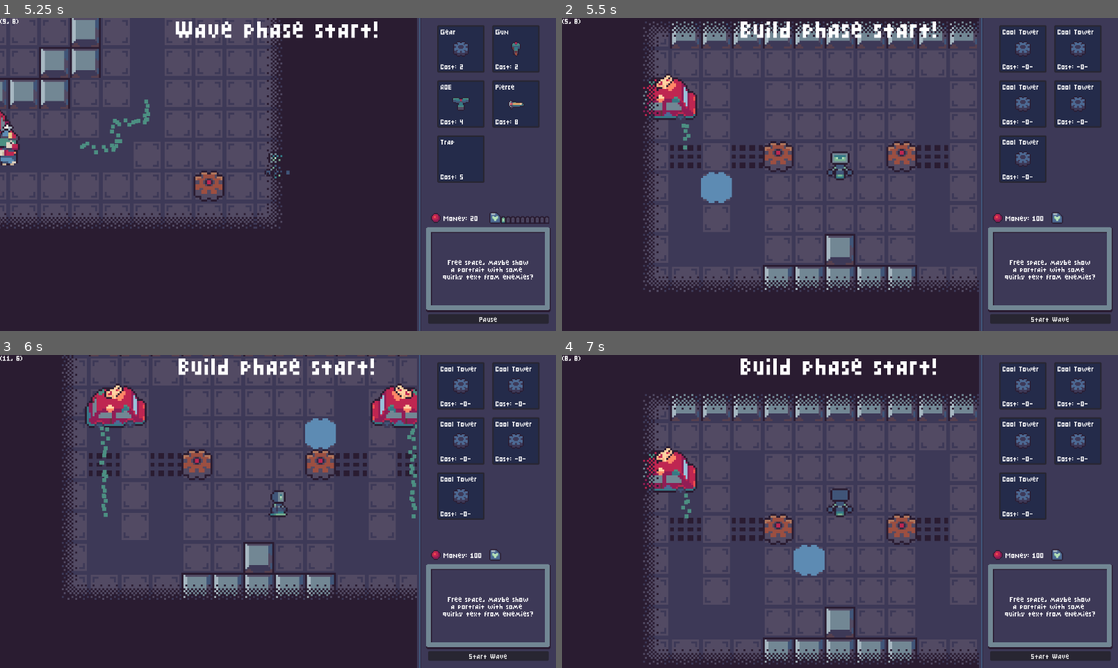
Above: before the commit, frames 1-4 (two rows, left to right).
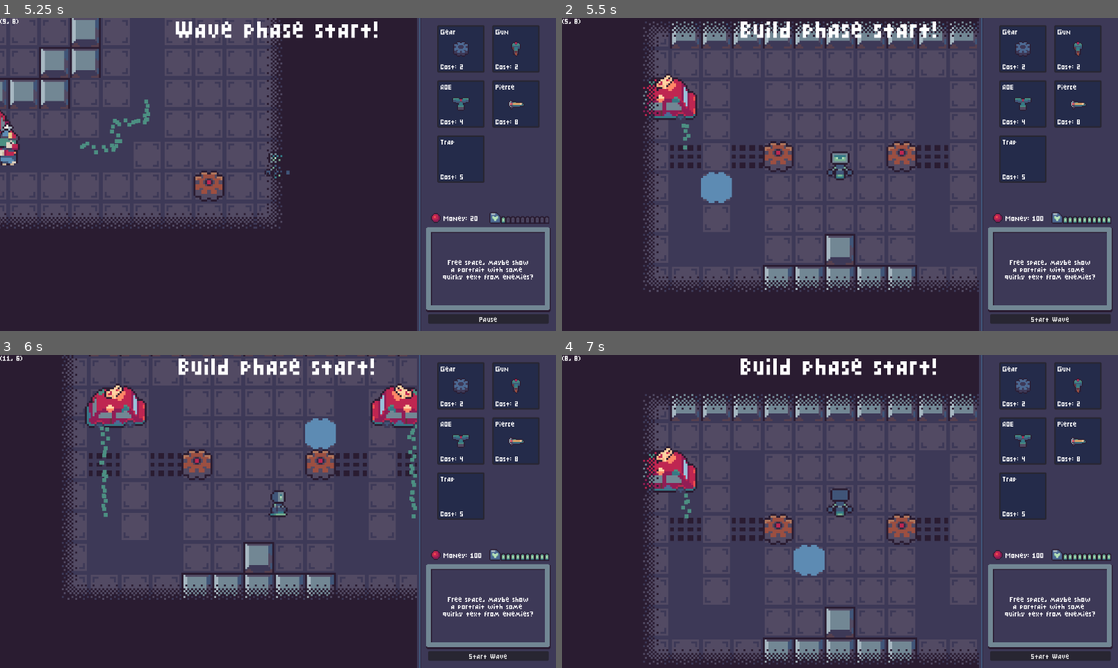
Above: after the commit, the same moments.

Repository: aughckt/spin-to-win
Game: Godot game, scene res://structure/meta/level_manager.tscn
Same seed, same stepped clock (60 frames per second), same inputs: the game is played once before the commit and once after it. The engine's default icon, where the game draws it, is replaced by a stand-in: a white triangle on a blue panel in a dark square.
Inputs (mouse positions are in pixels of both pictures, inside the frame that each line leads up to):
- Up to frame 1 (5.25 s): click "Start Wave" at 0.5 s; click (461, 49) at 1.27 s; click "Pause" at 2 s; click "Continue" at 2.75 s; tap Enter at 3.5 s; move the mouse to (400, 158) at 3.52 s; hold D (right) 3.53-4.25 s; hold Ctrl (toggle_wave) 3.53-4.25 s; click (400, 158) at 3.67 s; click "Start Wave" at 4.25 s; move the mouse to (166, 190) at 5.02 s; hold S (down) from 5.03 s (still down); tap E (interact) at 5.1 s
- Up to frame 2 (5.5 s): keep holding S (down); tap Ctrl (toggle_wave) at 5.3 s
- Up to frame 3 (6 s): move the mouse to (333, 442) at 5.77 s; release S (down) at 5.78 s; hold D (right) from 5.78 s (still down); hold Mouse wheel down (scroll_down) from 5.78 s (still down)
- Up to frame 4 (7 s): tap Ctrl (toggle_wave) at 6.05, 6.8 s; move the mouse to (812, 574) at 6.52 s; release D (right) at 6.53 s; release Mouse wheel down (scroll_down) at 6.53 s; hold W (up) from 6.53 s (still down); tap Mouse wheel up (scroll_up) at 6.6 s; click (812, 574) at 6.67 s

Frame 1 is identical in both runs. In frame 2, 0.9% of the frame differs, in the area x 79-99%, y 3-66%; in frame 3, 0.9%; in frame 4, 0.9%.
Error in both runs: Out of bounds get index '1' (on base: 'Array[SpawnPoint]') (res://structure/meta/trooper_spawner.gd:105)

Commit message:
Wave start and level start sounds

Diff:
--- a/environment/spawn_point.tscn
+++ b/environment/spawn_point.tscn
@@ -269,15 +269,15 @@
 
 [node name="SpriteUp" type="AnimatedSprite2D" parent="." unique_id=1871596231]
 visible = false
+y_sort_enabled = true
 position = Vector2(-49, -39)
 scale = Vector2(4, 4)
 sprite_frames = SubResource("SpriteFrames_fbxa2")
 animation = &"intro_up"
-frame = 7
-frame_progress = 1.0
 
 [node name="SpriteLeft" type="AnimatedSprite2D" parent="." unique_id=192564626]
 visible = false
+y_sort_enabled = true
 position = Vector2(12, -60)
 scale = Vector2(4, 4)
 sprite_frames = SubResource("SpriteFrames_fbxa2")
@@ -287,6 +287,7 @@
 
 [node name="SpriteRight" type="AnimatedSprite2D" parent="." unique_id=1372343749]
 visible = false
+y_sort_enabled = true
 position = Vector2(-12, -60)
 scale = Vector2(4, 4)
 sprite_frames = SubResource("SpriteFrames_fbxa2")
--- a/structure/levels/level_gunturn.tscn
+++ b/structure/levels/level_gunturn.tscn
@@ -27,7 +27,7 @@
 entry_dir = 1
 
 [node name="Terrain" parent="Environment" parent_id_path=PackedInt32Array(123182581) index="1" unique_id=1643969889]
-tile_map_data = PackedByteArray("AAAAAAAAAAAHAAAAAAAAAAEAAAA …(3843 unchanged characters)… AAAAAUAAkAAAAHAAAAAAAUAAoAAAAHAAAAAAD//wUAAAACAAAAAAD//wYAAAACAAAAAAD//wcAAAACAAAAAAD//wgAAAACAAAAAAD//wkAAAACAAAAAAD//woAAAAHAAAAAAD//wsAAAAHAAAAAAA=")
+tile_map_data = PackedByteArray("AAAAAAAAAAAHAAAAAAAAAAEAAAA …(3843 unchanged characters)… AAAAAUAAkAAAAHAAAAAAAUAAoAAAAHAAAAAAD//woAAAAHAAAAAAD//wsAAAAHAAAAAAA=")
 
 [node name="FadeTiles" parent="Environment" parent_id_path=PackedInt32Array(123182581) index="2" unique_id=817108041]
 tile_map_data = PackedByteArray("AAADAAIAAAADAAAAAAAEAAIAAAADAAAAAAAFAAIAAAADAAAAAAAGAAIAAAADAAAAAAAHAAIAAAADAAAAAAAIAA …(464 unchanged characters)…
--- a/structure/levels/level_multilane.tscn
+++ b/structure/levels/level_multilane.tscn
@@ -27,7 +27,7 @@
 metadata/_custom_type_script = "uid://lglt8bhkbaeb"
 
 [node name="LevelMultilane" unique_id=251983101 instance=ExtResource("1_gy7k6")]
-level_hp = 20
+level_hp = 10
 waves = Array[Array]([[SubResource("Resource_dgo3u")], [SubResource("Resource_kk4pc")]])
 
 [node name="SpawnPoint" parent="SpawnPointContainer" parent_id_path=PackedInt32Array(1156764314) index="0" unique_id=1691155891 instance=ExtResource("3_kk4pc")]
--- a/structure/levels/template_level.tscn
+++ b/structure/levels/template_level.tscn
@@ -4,6 +4,7 @@
 [ext_resource type="PackedScene" uid="uid://cji2yg5dqgn0q" path="res://environment/environment.tscn" id="2_hiaeh"]
 
 [node name="TemplateLevel" type="Node2D" unique_id=251983101 node_paths=PackedStringArray("env", "spawn_point_container")]
+y_sort_enabled = true
 script = ExtResource("1_7lnir")
 env = NodePath("Environment")
 spawn_point_container = NodePath("SpawnPointContainer")
@@ -11,6 +12,7 @@
 
 [node name="SpawnPointContainer" type="Node2D" parent="." unique_id=1156764314]
 z_index = 50
+y_sort_enabled = true
 
 [node name="Environment" parent="." unique_id=123182581 instance=ExtResource("2_hiaeh")]
 unique_name_in_owner = true
--- a/structure/meta/level_manager.gd
+++ b/structure/meta/level_manager.gd
@@ -29,6 +29,10 @@
 @onready var phase_transition_timer: Timer = %PhaseTransitionTimer
 @onready var wave_banner: Control = %WavePhaseLabel
 @onready var build_banner: Control = %BuildPhaseLabel
+
+
+@export var start_level_sound: Sound
+@export var start_wave_sound: Sound
 
 signal wave_finished
 
@@ -69,6 +73,7 @@
 
 func load_level() -> void:
 	SoundBus.stop_all_sounds()
+	SoundBus.play_sound(start_level_sound)
 	if current_level != null:
 		current_level.queue_free()
 		TrooperSpawner.INST.finished.disconnect(end_wave)
@@ -103,6 +108,7 @@
 
 func start_wave() -> void:
 	set_build_phase(false)
+	SoundBus.play_sound(start_wave_sound)
 	if current_wave_index >= current_wave_max:
 		return
 	print("%s: Wave %s started!" % [name, current_wave_index])
--- a/structure/meta/level_manager.tscn
+++ b/structure/meta/level_manager.tscn
@@ -1,10 +1,25 @@
 [gd_scene format=3 uid="uid://bua7qsfwr841o"]
 
 [ext_resource type="Script" uid="uid://dru6i38ycl0fp" path="res://structure/meta/level_manager.gd" id="1_x4ns8"]
+[ext_resource type="Script" uid="uid://ce8myo2y6rl0p" path="res://audio/sound.gd" id="2_i2teg"]
 [ext_resource type="Script" uid="uid://bue8f1qndpe0f" path="res://structure/meta/trooper_spawner.gd" id="2_yi5s1"]
+[ext_resource type="AudioStream" uid="uid://dfwaqpptwnuji" path="res://environment/cararrival.ogg" id="3_xhd1a"]
+[ext_resource type="AudioStream" uid="uid://ctcqs0uug6atf" path="res://environment/Wavebegin.ogg" id="4_nf034"]
+
+[sub_resource type="Resource" id="Resource_kk4pc"]
+script = ExtResource("2_i2teg")
+stream = ExtResource("3_xhd1a")
+metadata/_custom_type_script = "uid://ce8myo2y6rl0p"
+
+[sub_resource type="Resource" id="Resource_6a8xh"]
+script = ExtResource("2_i2teg")
+stream = ExtResource("4_nf034")
+metadata/_custom_type_script = "uid://ce8myo2y6rl0p"
 
 [node name="LevelManager" type="Node2D" unique_id=1089132439]
 script = ExtResource("1_x4ns8")
+start_level_sound = SubResource("Resource_kk4pc")
+start_wave_sound = SubResource("Resource_6a8xh")
 
 [node name="Timers" type="Node" parent="." unique_id=94644071]
 
Not shown, added: environment/Wavebegin.ogg.import
Not shown, added: environment/cararrival.ogg.import
Not shown, added: environment/Wavebegin.ogg
Not shown, added: environment/cararrival.ogg
